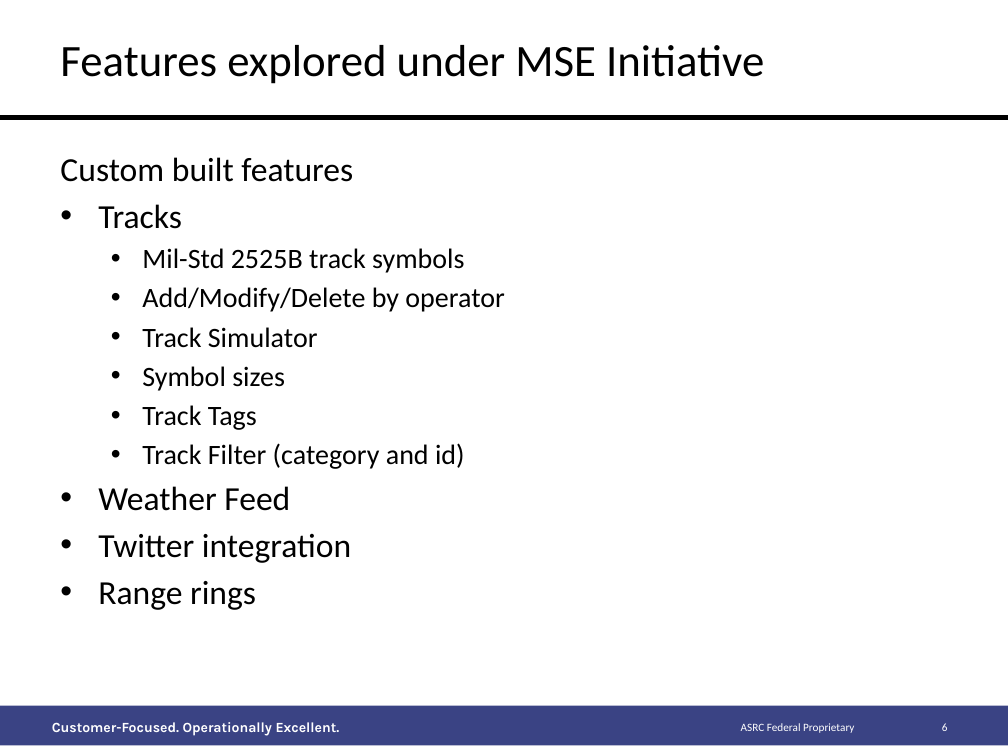
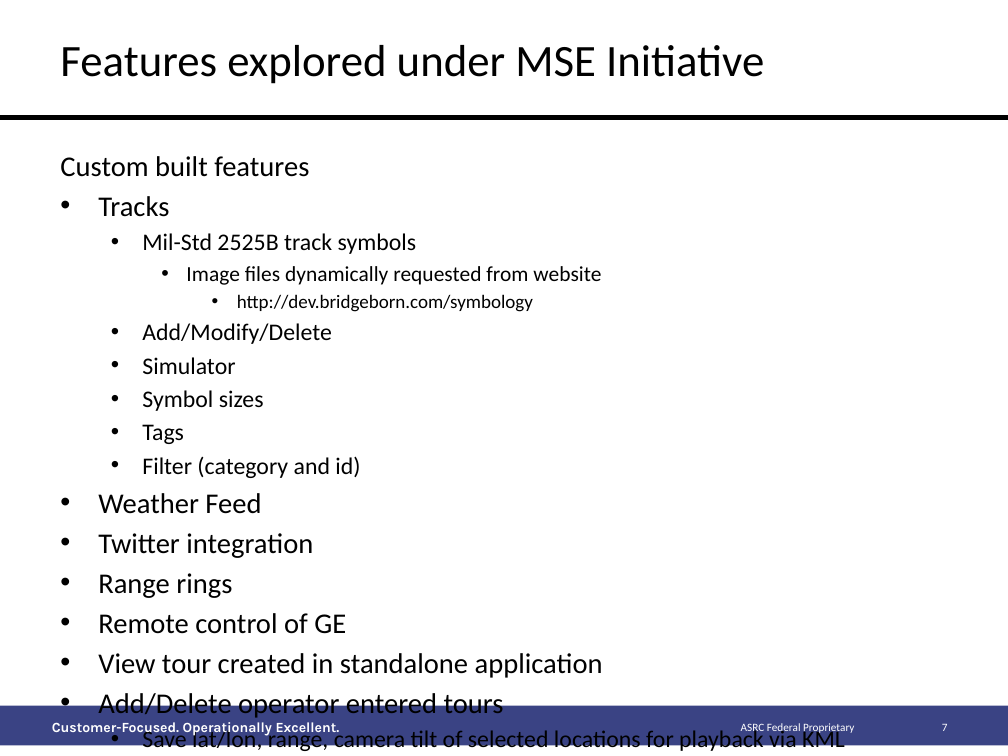
Before and after one commit to MissionSE/Initiatives, a slide deck: slide 7 of GoogleEarth/Google Earth Initiative.pptx (slide 6 before the commit). Drawn at 1008x756 pixels with LibreOffice and Linux fonts; fonts in the diff are those of the drawing; background and template pictures are left out. Boxes give left, top, right and bottom in pixels: in the first picture for what was removed or moved away, otherwise in the second. Text is boxed around its words. In the diff, an @@ line names an element or a change of style, - is before the commit and + after.

Commit message:
Add tour functionality

```diff
--- a/GoogleEarth/Google Earth Initiative.pptx
+++ b/GoogleEarth/Google Earth Initiative.pptx
@@ text at [60, 156, 417, 598]: size 24 to 20.4 pt in "Custom built features", "Tracks", "Weather Feed", "Twitter integration" and 1 more places; size 20 to 17 pt in "Mil-Std 2525B track symbols", "Symbol sizes" @@
@@ text at [142, 266, 601, 374]: text changed; size 20 to 15.3 pt @@
-  • Add/Modify/Delete by operator
-  • Track Simulator
+    • Image files dynamically requested from website
+      • http://dev.bridgeborn.com/symbology
+  • Add/Modify/Delete
+  • Simulator
@@ text at [142, 424, 360, 478]: text changed; size 20 to 17 pt @@
-  • Track Tags
-  • Track Filter (category and id)
+  • Tags
+  • Filter (category and id)
@@ text at [98, 613, 845, 754]: paragraphs added @@
+• Remote control of GE
+• View tour created in standalone application
+• Add/Delete operator entered tours
+  • Save lat/lon, range, camera tilt of selected locations for playback via KML
@@ page number at [942, 724, 948, 731]: text changed @@
-6
+7
```
Also in this commit, not shown: 4 other slides changed, 1 slide added, 19 other files.
